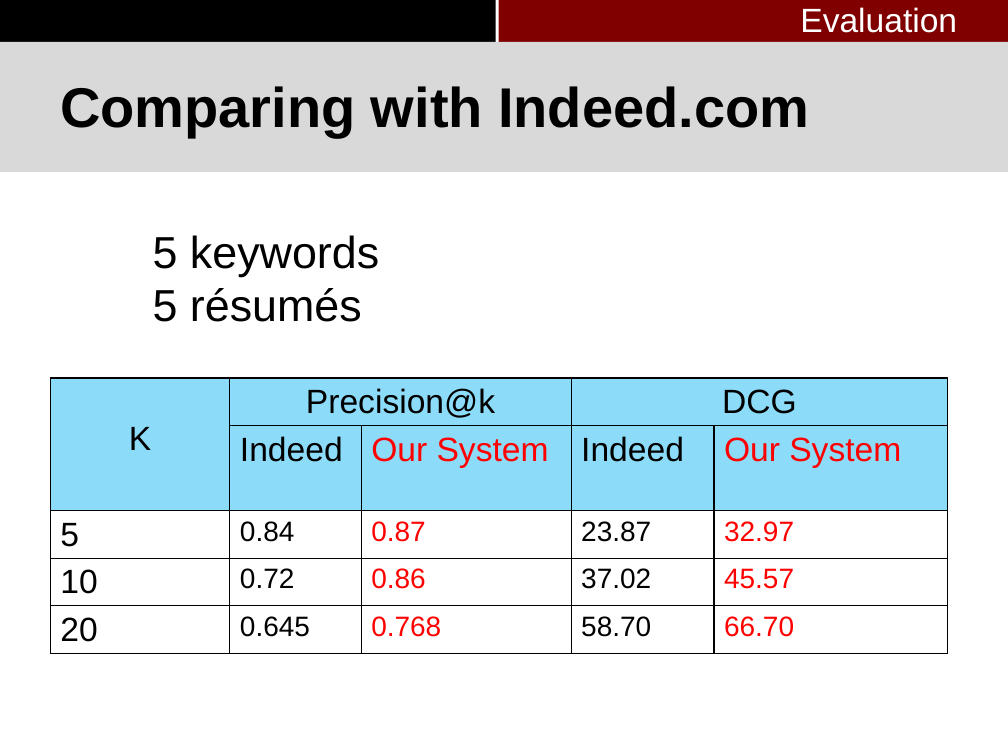
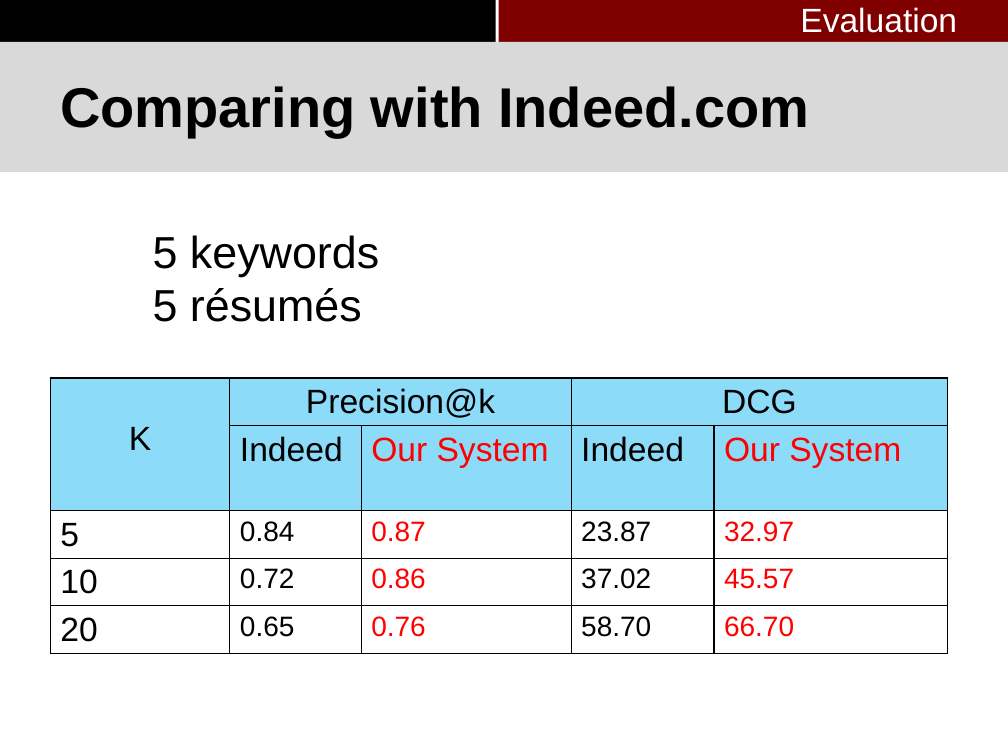
Before and after one commit to pkushiqiang/thesis, a slide deck: slide 80 of media/Master's thesis-4.pptx (slide 82 before the commit). Drawn at 1008x756 pixels with LibreOffice and Linux fonts; fonts in the diff are those of the drawing; background and template pictures are left out. Boxes give left, top, right and bottom in pixels: in the first picture for what was removed or moved away, otherwise in the second. Text is boxed around its words. In the diff, an @@ line names an element or a change of style, - is before the commit and + after.

```diff
--- a/media/Master's thesis-4.pptx
+++ b/media/Master's thesis-4.pptx
@@ table at bbox=[50, 378, 948, 646] @@
-row 5, column 2: 0.645
+row 5, column 2: 0.65
-row 5, column 3: 0.768
+row 5, column 3: 0.76
```
Also in this commit, not shown: 8 other slides changed, 2 slides removed, 2 other files.
